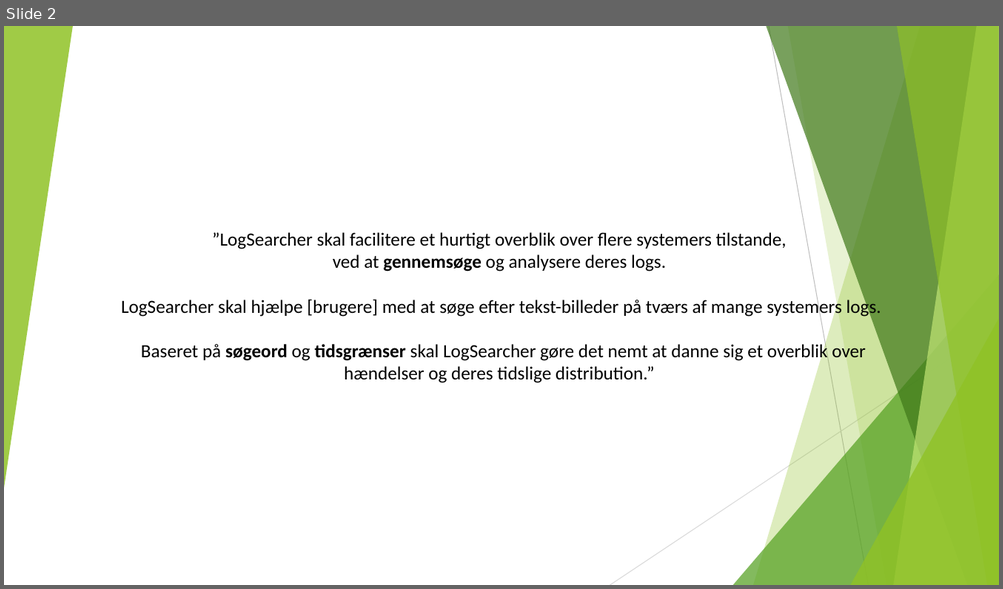
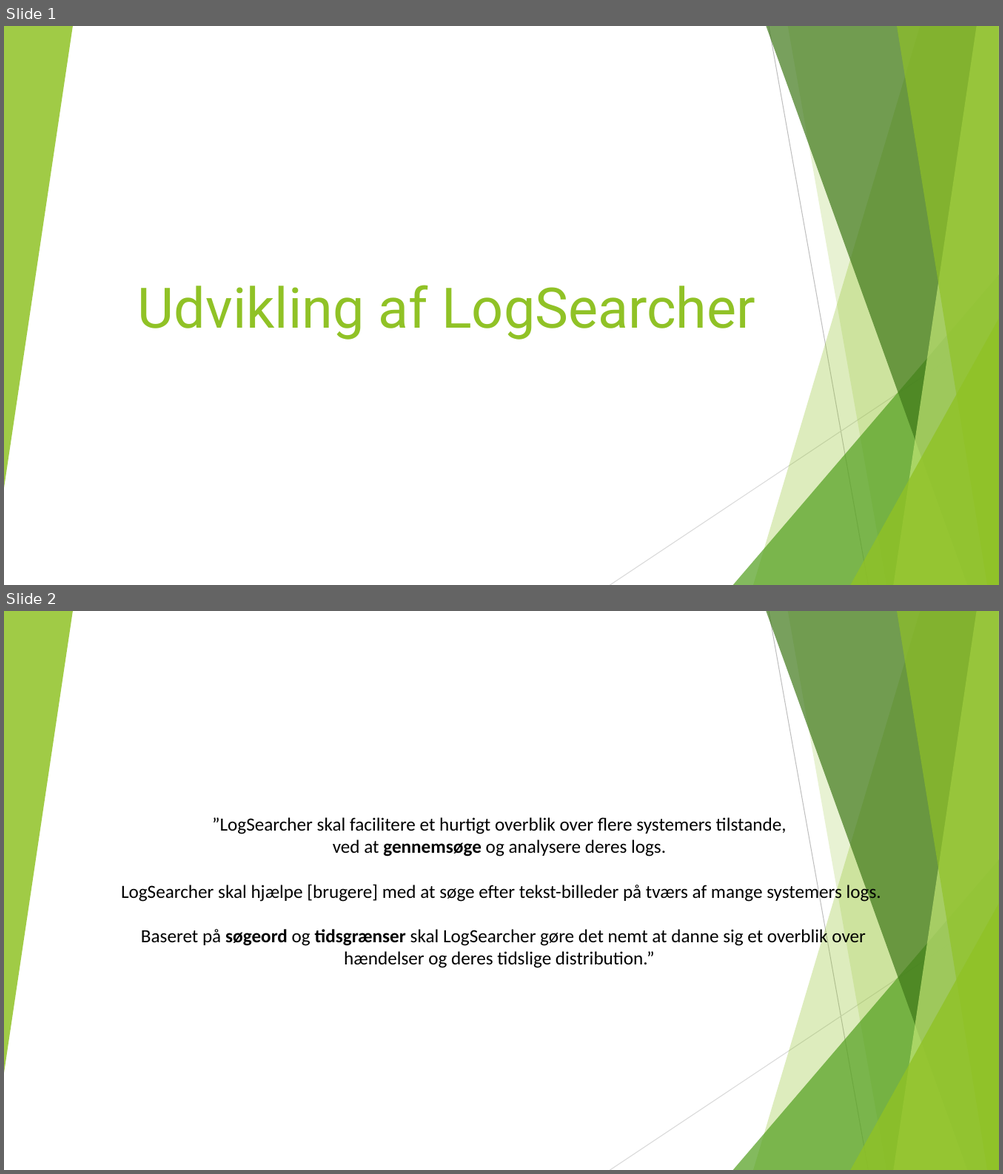
Before and after one commit to FaderVader/CPH_Afgangsprojekt_2022, a slide deck: LogSearcher.pptx. Shown one above the other, each under a label of ours: slide 2 before the commit, slides 1 and 2 after it. The pictures are 1003x589 and 1003x1174 pixels, drawn with LibreOffice and Linux fonts; fonts in the diff are those of the drawing. Boxes give left, top, right and bottom in pixels: in the first picture for what was removed or moved away, otherwise in the second. Text is boxed around its words. In the diff, an @@ line names an element or a change of style, - is before the commit and + after.

```diff
--- a/LogSearcher.pptx
+++ b/LogSearcher.pptx
@@ slide 1 added at <box>4,26,999,585</box>, background #FFFFFF; not listed: 10 template elements that a slide beside it also shows @@
@@ text added at <box>138,285,755,340</box>, 54 pt, text #90C226 @@
+Udvikling af LogSearcher
```
Also in this commit, not shown: 2 slides changed, 1 slide removed.
